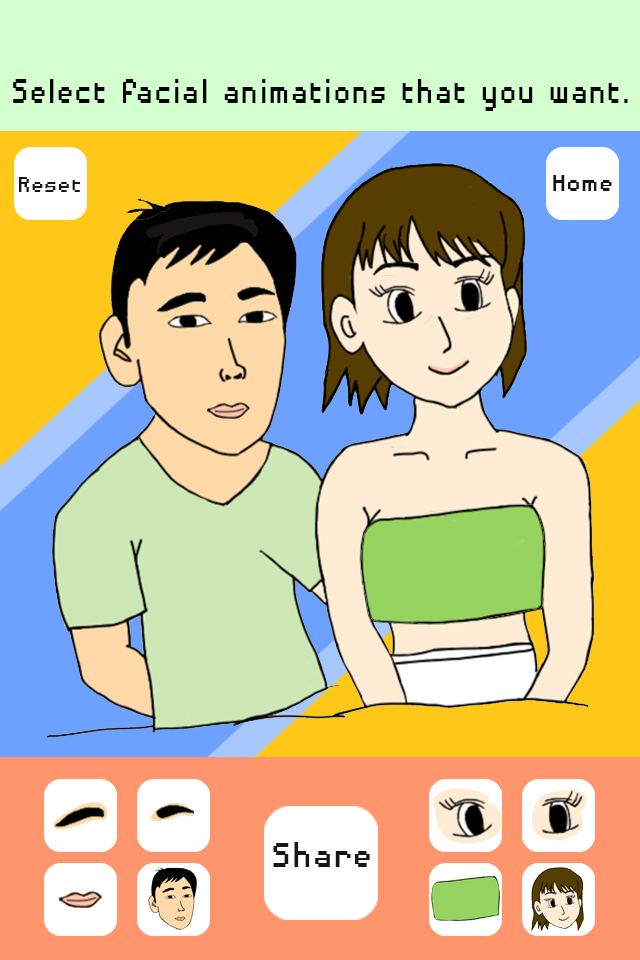
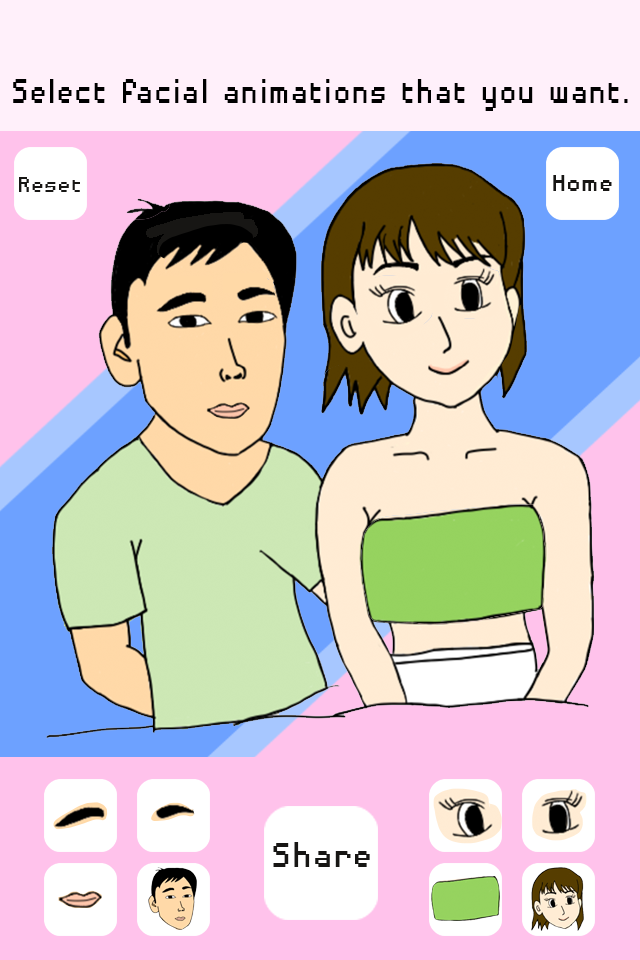
The second 640px x 960px image is a revision of the first. Changes to its layers:
painted on "bar" over 0, 0, 640, 131
painted on "bar copy" over 0, 757, 640, 960
painted on "Layer 1" over 0, 0, 640, 960
